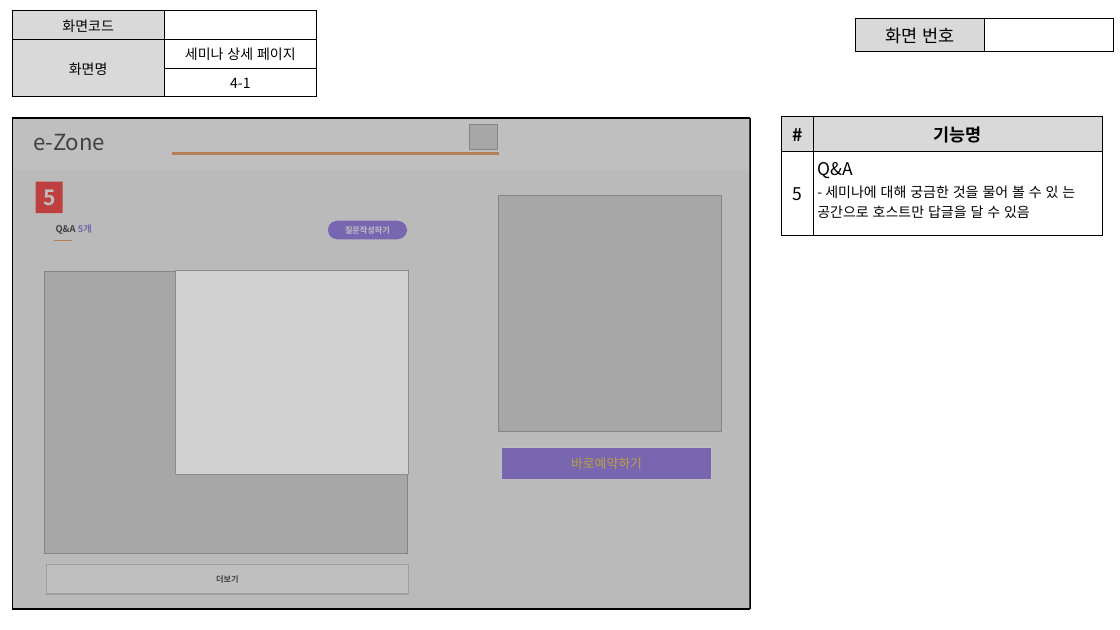
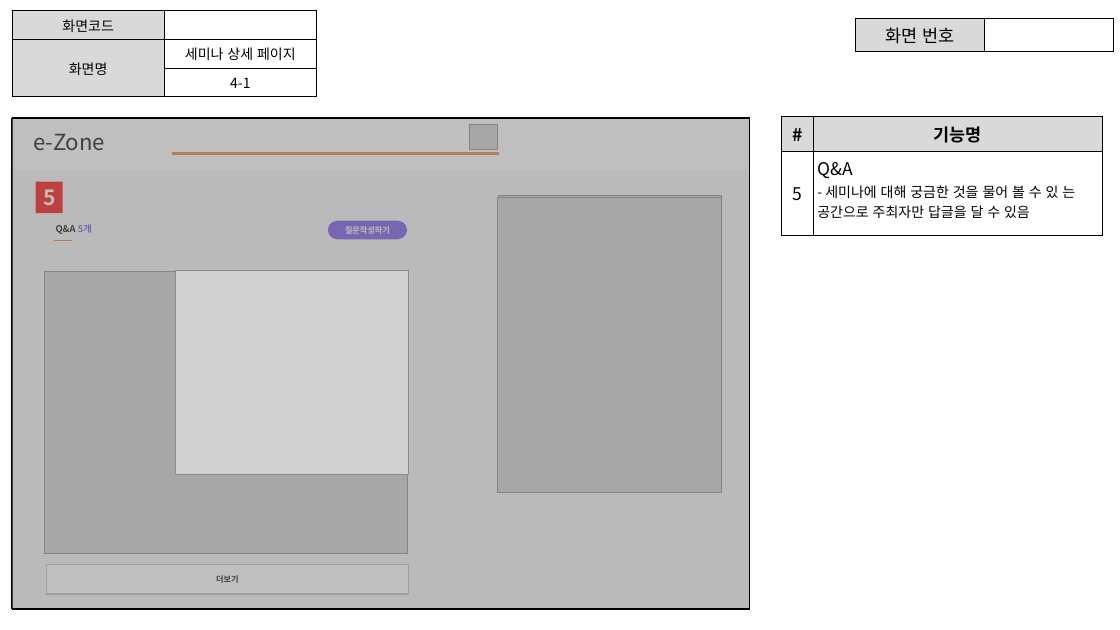
Before and after one commit to ezenteam2/e-Zone, a slide deck: slide 5 of 0 발표용 파워포인트/project05 - 파워포인트 종합 - 서희.pptx (slide 6 before the commit). Drawn at 1120x630 pixels with LibreOffice and Linux fonts; fonts in the diff are those of the drawing; grey boxes stand for pictures; background and template pictures are left out. Boxes give left, top, right and bottom in pixels: in the first picture for what was removed or moved away, otherwise in the second. Text is boxed around its words. In the diff, an @@ line names an element or a change of style, - is before the commit and + after.

```diff
--- a/0 발표용 파워포인트/project05 - 파워포인트 종합 - 서희.pptx
+++ b/0 발표용 파워포인트/project05 - 파워포인트 종합 - 서희.pptx
@@ table at (782,116,1102,235) @@
-row 2, column 2: Q&A / - 세미나에 대해 궁금한 것을 물어 볼 수 있 는 공간으로 호스트만 답글을 달 수 있음
+row 2, column 2: Q&A / - 세미나에 대해 궁금한 것을 물어 볼 수 있 는 공간으로 주최자만 답글을 달 수 있음
@@ picture added at (497,197,722,493) @@
@@ rectangle removed at (502,447,711,480) @@
-바로예약하기
```
Also in this commit, not shown: 11 other slides changed, 12 slides added.
